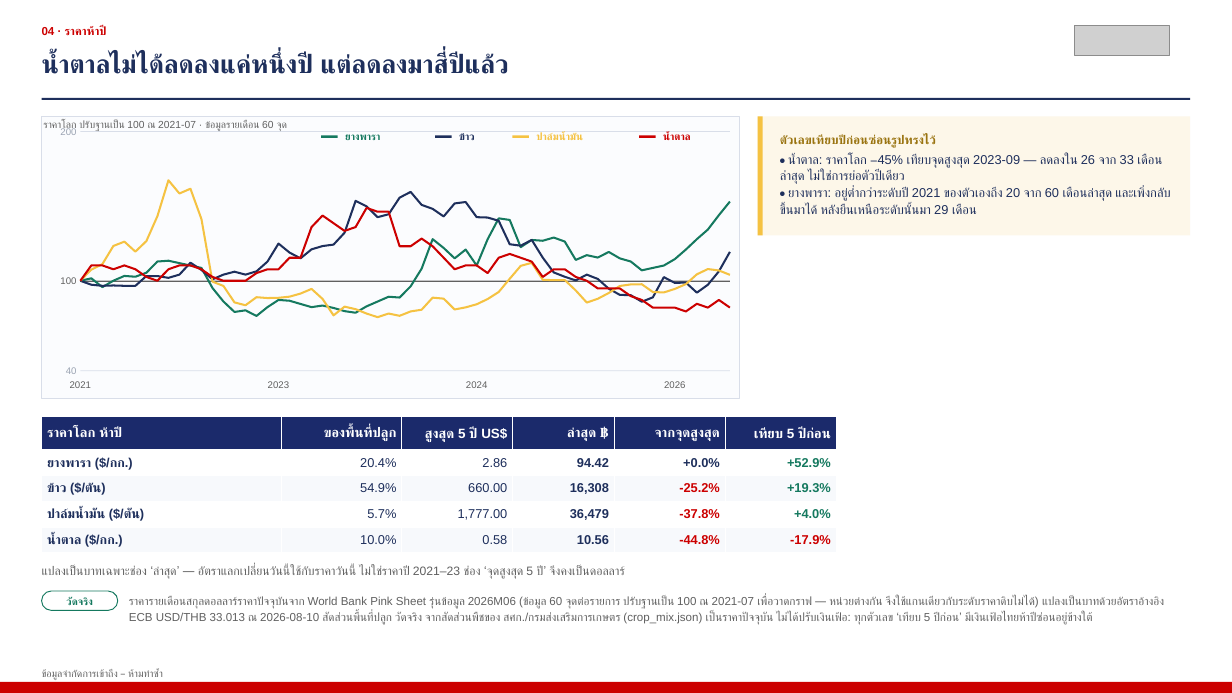
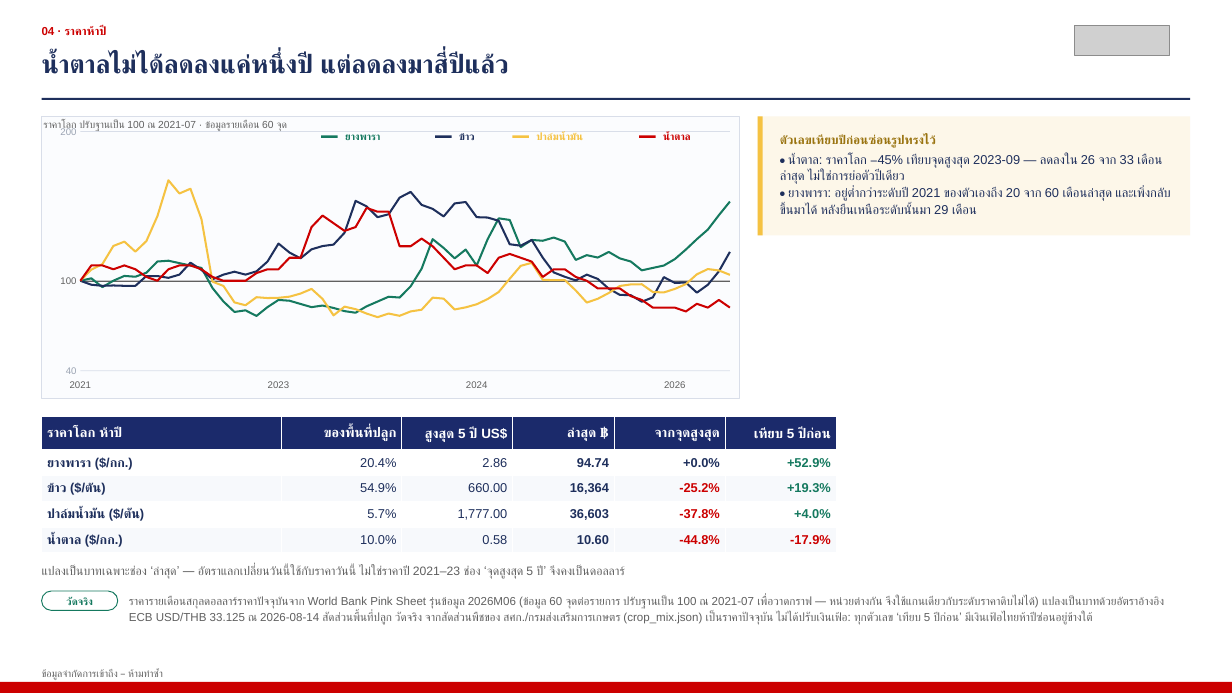
Before and after one commit to kaustavb2101/competitive-intel, a slide deck: slide 6 of docs/decks/mcom-2026-08-05-macro-TH.pptx. Drawn at 1232x693 pixels with LibreOffice and Linux fonts; fonts in the diff are those of the drawing; grey boxes stand for pictures. Boxes give left, top, right and bottom in pixels: in the first picture for what was removed or moved away, otherwise in the second. Text is boxed around its words. In the diff, an @@ line names an element or a change of style, - is before the commit and + after.

```diff
--- a/docs/decks/mcom-2026-08-05-macro-TH.pptx
+++ b/docs/decks/mcom-2026-08-05-macro-TH.pptx
@@ table at [42, 417, 836, 553] @@
-row 2, column 4: 94.42
+row 2, column 4: 94.74
-row 3, column 4: 16,308
+row 3, column 4: 16,364
-row 4, column 4: 36,479
+row 4, column 4: 36,603
-row 5, column 4: 10.56
+row 5, column 4: 10.60
@@ text at [129, 596, 1165, 625]: text changed @@
-ราคารายเดือนสกุลดอลลาร์ราคาปัจจุบันจาก World Bank Pink Sheet รุ่นข้อมูล 2026M06 (ข้อมูล 60 จุดต่อรายการ ปรับฐานเป็น 100 ณ 2021-07 เพื่อวาดกราฟ — หน่วยต่างกัน จึงใช้แกนเดียวกับระดับราคาดิบไม่ได้) แปลงเป็นบาทด้วยอัตราอ้างอิง ECB USD/THB 33.013 ณ 2026-08-10 สัดส่วนพื้นที่ปลูก วัดจริง จากสัดส่วนพืชของ สศก./กรมส่งเสริมการเกษตร (crop_mix.json) เป็นราคาปัจจุบัน ไม่ได้ปรับเงินเฟ้อ: ทุกตัวเลข ‘เทียบ 5 ปีก่อน’ มีเงินเฟ้อไทยห้าปีซ่อนอยู่ข้างใต้
+ราคารายเดือนสกุลดอลลาร์ราคาปัจจุบันจาก World Bank Pink Sheet รุ่นข้อมูล 2026M06 (ข้อมูล 60 จุดต่อรายการ ปรับฐานเป็น 100 ณ 2021-07 เพื่อวาดกราฟ — หน่วยต่างกัน จึงใช้แกนเดียวกับระดับราคาดิบไม่ได้) แปลงเป็นบาทด้วยอัตราอ้างอิง ECB USD/THB 33.125 ณ 2026-08-14 สัดส่วนพื้นที่ปลูก วัดจริง จากสัดส่วนพืชของ สศก./กรมส่งเสริมการเกษตร (crop_mix.json) เป็นราคาปัจจุบัน ไม่ได้ปรับเงินเฟ้อ: ทุกตัวเลข ‘เทียบ 5 ปีก่อน’ มีเงินเฟ้อไทยห้าปีซ่อนอยู่ข้างใต้
```
Also in this commit, not shown: 4 other slides changed, 1 other file.
